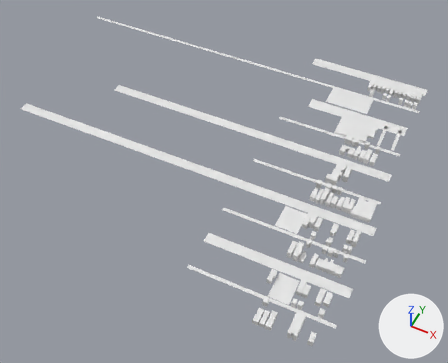
The glTF model app/public/world/tiles/-12_0.glb: old version first, new version second.
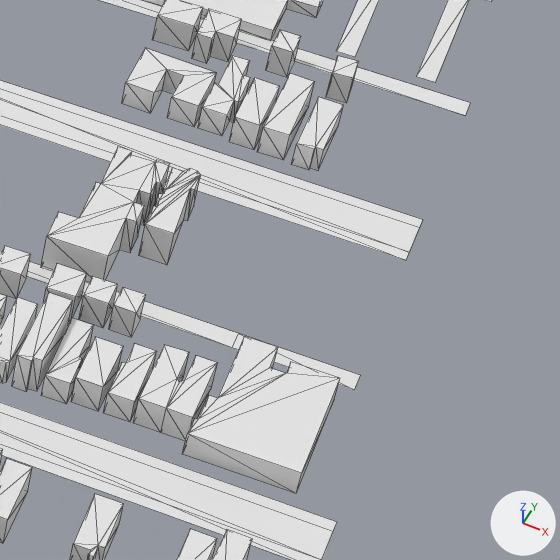
Old and new are each drawn whole from a 50 mm lens placed at (-5440.0, -828.0, 643.0), pointed at (-5711.0, -287.0, -34.0) and again close up on the part from 71% to 93% of the width and 37% to 65% of the height. Lighting does not change. The marker at lower right points along +X, +Y and +Z. The first two pictures are the older version. The close-ups show mesh edges as thin lines. Where no turn or scale is listed for an object, it has been applied to the vertices. Vertices at exactly the same position are counted once.

The scene before the commit, as lines of its bpy script (objects in view):
```python
me_buildings = bpy.data.meshes.new('buildings')
me_buildings.from_pydata(...)  # 1038 vertices, 1480 faces; spans x -50.0..50.0, y -240.0..240.0, z -6.0..6.0
me_ground = bpy.data.meshes.new('ground')
me_ground.from_pydata(...)  # 206 vertices, 166 faces; spans x -301.0..301.0, y -235.0..235.0, z 0.0
ob_buildings = bpy.data.objects.new('buildings', me_buildings)
ob_buildings.location = (-5544.1, -255.6, 5.7)
ob_ground = bpy.data.objects.new('ground', me_ground)
ob_ground.location = (-5780.6, -227.2, 0.1)
```
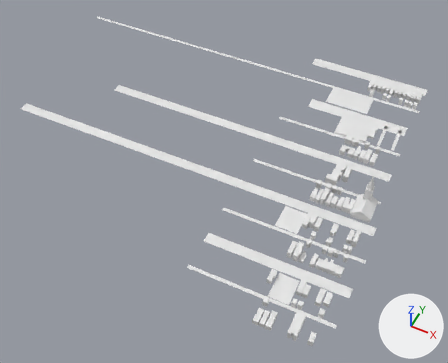
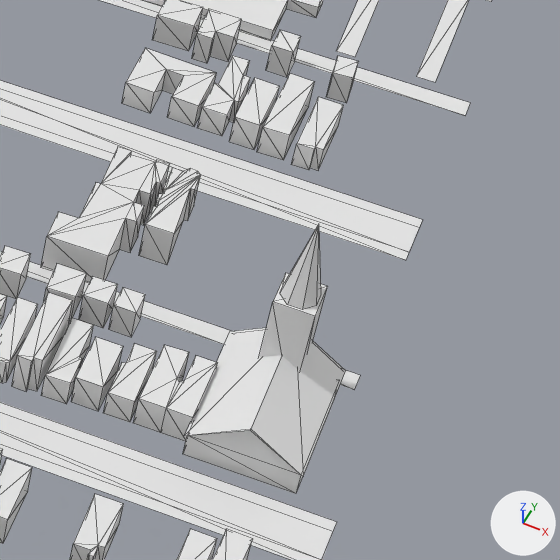
Where the newer file only moved an object's origin or applied its transform, the numbers keep the older frame.

The change, as a list of edits to the scene's bpy script:
```text
Change me_buildings:
    used by ob_buildings; location = (-5544.1, -255.6, 5.7)
    remove me_buildings.from_pydata(...)  # 1038 vertices, 1480 faces; spans x -50.0..50.0, y -240.0..240.0, z -6.0..6.0
    add me_buildings.from_pydata(...)  # 1065 vertices, 1504 faces; spans x -50.0..50.0, y -240.0..240.0, z -6.0..51.0
    me_buildings part 1: the loose piece of 8 vertices spanning x -13.0..-7.0, y -10.0..-3.0, z -6.0..3.0 is copied, and the copy is scaled about its middle by (1.58, 1.47, 3.66), then moved by (46.0, -2.0, 12.0); it spans x 31.0..41.0, y -14.0..-4.0, z -6.0..27.0
    me_buildings part 2
    2 vertices are removed from x 23.0..50.0, y -39.0..-38.0, z 2.0
    9 faces are deleted
    8 vertices in x 23.0..49.0, y -34.0..-4.0, z 2.0 move by (0.0, 0.0, -1.0)
    2 vertices move from x 26.0..38.0, y -25.0..-11.0, z 2.0 to x 25.0..37.0, y -25.0..-11.0, z 1.0
    21 vertices are added at x 21.0..50.0, y -39.0..-3.0, z 1.0..51.0
    23 new faces join them
```

Boxes [x1, y1, x2, y2] around the edits, measured in the close-ups (560 x 560 px):
part 1 of me_buildings, added
    after: [259, 273, 328, 371]
part 2 of me_buildings, built on
    before: [183, 336, 340, 494]
    after: [183, 225, 346, 494]
